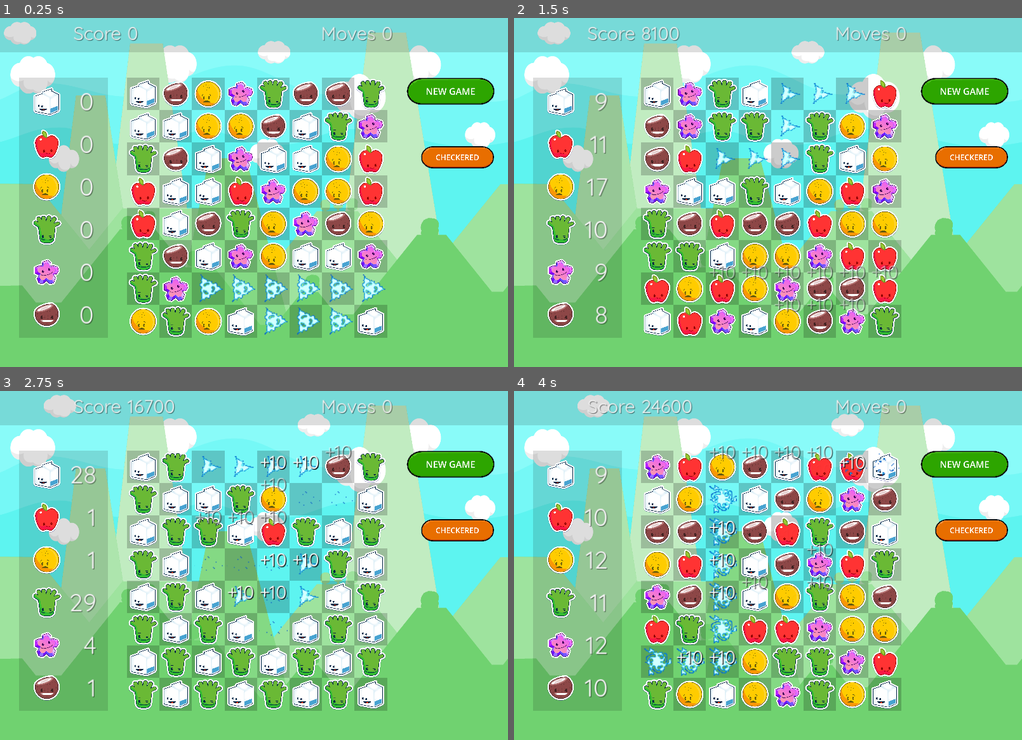
Above: before the commit, frames 1-4 (two rows, left to right).
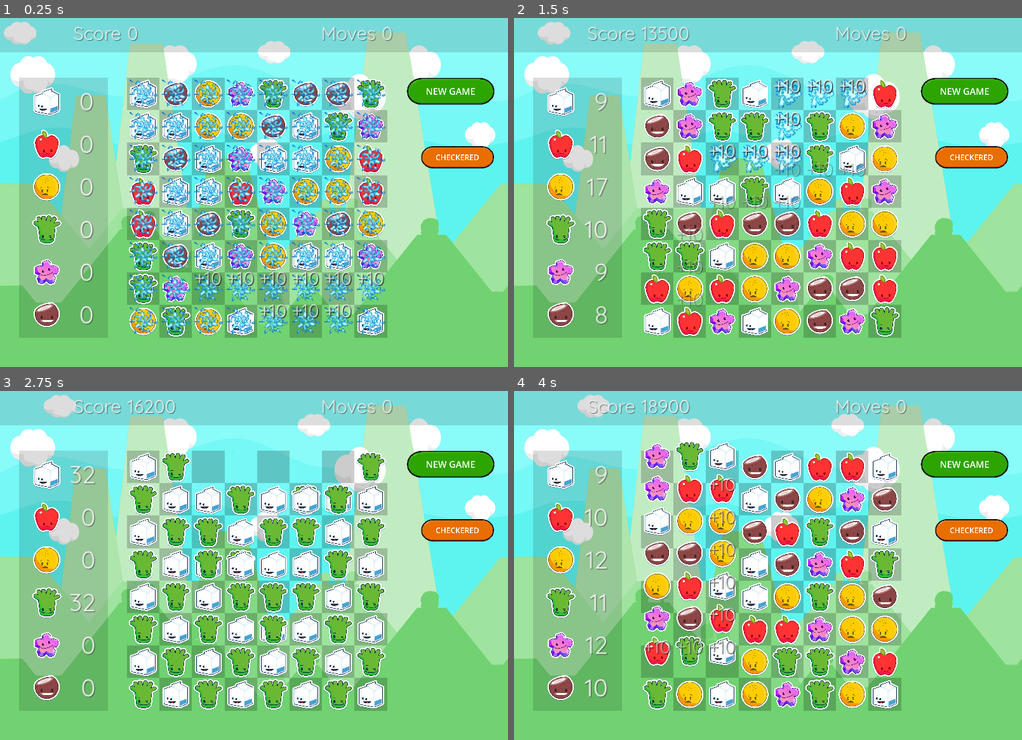
Above: after the commit, the same moments.

Repository: gitbrent/godot-match-3
Game: Godot game, scene res://game/game.tscn
The game is run twice, just before and just after one commit, with the same random seed, the same clock (stepped at 60 frames per second) and the same inputs.
Inputs:
- Up to frame 1 (0.25 s): no input
- Up to frame 2 (1.5 s): click "NEW GAME" at 0.5 s; click "NEW GAME" at 1.25 s
- Up to frame 3 (2.75 s): click "CHECKERED" at 2 s
- Up to frame 4 (4 s): click "CHECKERED" at 2.75 s; click "NEW GAME" at 3.5 s

The runs differ from the first frame. In frame 1, 13% of the frame differs, in the area x 25-76%, y 17-91%; in frame 2, 3.3%; in frame 3, 6.6%; in frame 4, 9.8%.

Commit message:
reduced EXPLODE_DELAY

Diff:
--- a/enums.gd
+++ b/enums.gd
@@ -1,9 +1,9 @@
 extends Node
 
-const APP_VER:String = "0.1.0"
-const APP_BLD:String = "20240510"
+const APP_VER:String = "0.3.0"
+const APP_BLD:String = "20240511"
 const TWEEN_TIME:float = 0.25
-const EXPLODE_DELAY:int = 1
+const EXPLODE_DELAY:float = TWEEN_TIME*2.0
 const SRPITE_POS:Vector2 = Vector2(64,64)
 var current_debug_level = DEBUG_LEVEL.DEBUG  # Global variable to set the current debug level
 
--- a/game_board/GameBoard.gd
+++ b/game_board/GameBoard.gd
@@ -358,7 +358,7 @@
 	signal_game_props_count_gems()
 
 	# B: let explode animation run
-	await get_tree().create_timer(Enums.EXPLODE_DELAY).timeout
+	await get_tree().create_timer(Enums.TWEEN_TIME).timeout
 
 	# C: Dictionary to track columns and the number of gems to add in each column
 	var columns_to_refill = {}
--- a/game_board/GemCell.gd
+++ b/game_board/GemCell.gd
@@ -60,13 +60,10 @@
 	call_deferred("drop_in_gem", drop_height)
 
 func drop_in_gem(drop_height: float):
-	const DROP_TIME = Enums.TWEEN_TIME #* 2
-	#await get_tree().create_timer(DROP_TIME).timeout
-
 	# Tween the "fall" animation from the starting point to the final position
 	var end_pos = Vector2(sprite.position.x, sprite.position.y + drop_height)
 	var tween = get_tree().create_tween()
-	tween.tween_property(sprite, "position", end_pos, DROP_TIME)
+	tween.tween_property(sprite, "position", end_pos, Enums.TWEEN_TIME)
 
 func update_texture():
 	if gem_color in gem_textures:
@@ -98,15 +95,15 @@
 	anim_player_fx.stop()
 	sprite.visible = false
 
+	# D: show points
+	anim_player_fx.play("new_points")
+
 	# C: explode animation (exploding sprite)
 	anim_sprite_explode.visible = true
 	anim_sprite_explode.play("default")
 	await get_tree().create_timer(Enums.EXPLODE_DELAY).timeout
+	print(Enums.EXPLODE_DELAY)
 	anim_sprite_explode.visible = false
-
-	# D: show points
-	anim_player_fx.play("new_points")
-
 
 # =========================================================
 
--- a/game_board/gem_cell.tscn
+++ b/game_board/gem_cell.tscn
@@ -15,6 +15,7 @@
 
 [sub_resource type="Animation" id="Animation_3mn62"]
 resource_name = "explode"
+length = 0.5
 tracks/0/type = "value"
 tracks/0/imported = false
 tracks/0/enabled = true
@@ -22,7 +23,7 @@
 tracks/0/interp = 1
 tracks/0/loop_wrap = true
 tracks/0/keys = {
-"times": PackedFloat32Array(0, 1),
+"times": PackedFloat32Array(0, 0.5),
 "transitions": PackedFloat32Array(1, 1),
 "update": 0,
 "values": [Vector2(0.5, 0.5), Vector2(0, 0)]
@@ -203,7 +204,7 @@
 }],
 "loop": false,
 "name": &"default",
-"speed": 12.0
+"speed": 24.0
 }]
 
 [node name="GemCell" type="Control"]
@@ -244,11 +245,12 @@
 }
 
 [node name="AnimSpriteExplode" type="AnimatedSprite2D" parent="."]
-visible = false
 position = Vector2(65, 64)
 scale = Vector2(3.5, 3.5)
 sprite_frames = SubResource("SpriteFrames_tvpu7")
 autoplay = "default"
+frame = 11
+frame_progress = 1.0
 
 [node name="DebugLabelSelNum" type="Label" parent="."]
 visible = false
